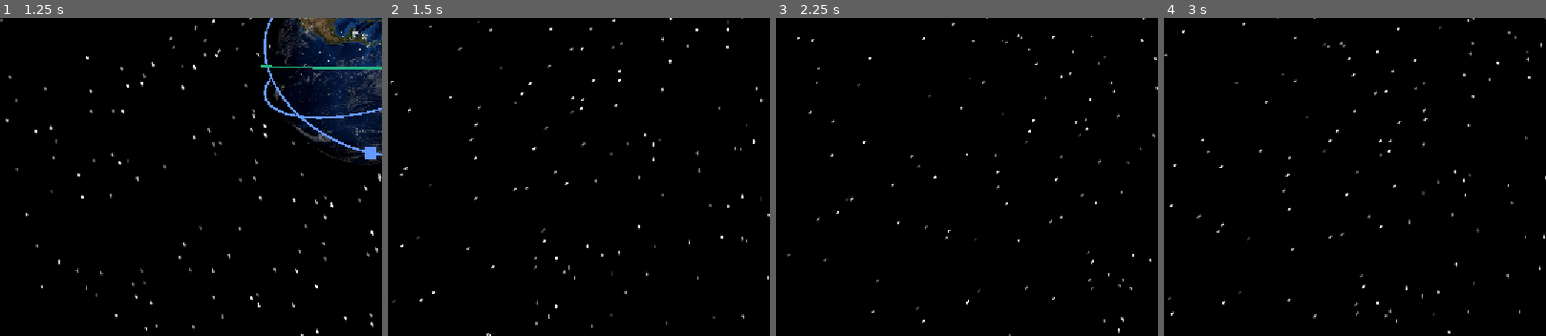
Above: before the commit, frames 1-4 (left to right).
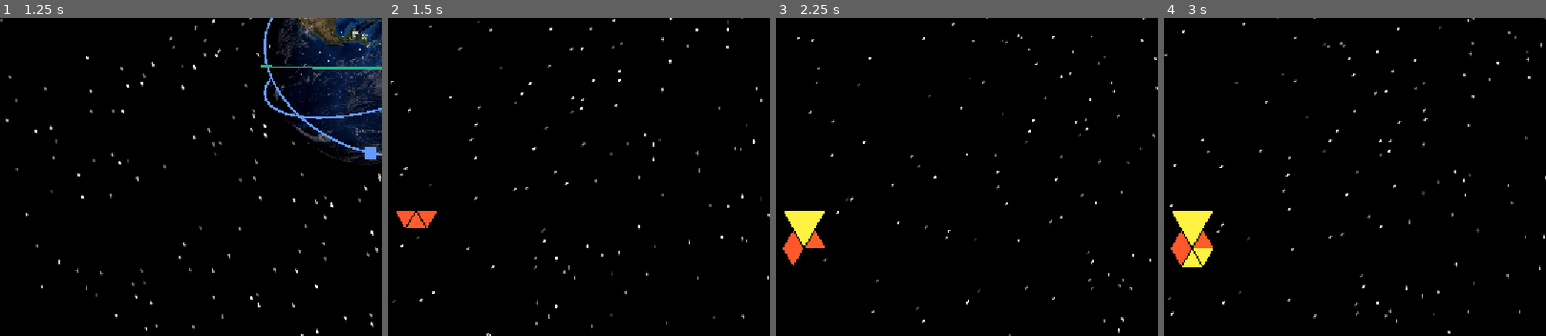
Above: after the commit, the same moments.

Repository: mellenburg/game
Game: Godot game, scene res://scenes/menu.tscn
The game is run twice, just before and just after one commit, with the same random seed, the same clock (stepped at 60 frames per second) and the same inputs.
Inputs (mouse positions are % of the whole screen's width and height, from its top left):
- Up to frame 1 (1.25 s): click "LAUNCH ▶" at 0.5 s
- Up to frame 2 (1.5 s): tap A (move_left) at 1.25 s; move the mouse to (55, 50) at 1.27 s; hold W (move_forward) from 1.28 s (still down); tap M (add_asteroids) at 1.35 s; click (55, 50) at 1.42 s
- Up to frame 3 (2.25 s): keep holding W (move_forward); tap A (move_left) at 2 s; move the mouse to (45, 50) at 2.02 s; tap J (add_decaying_enemy) at 2.1 s; click (45, 50) at 2.17 s
- Up to frame 4 (3 s): keep holding W (move_forward); tap A (move_left) at 2.75 s; move the mouse to (52, 48) at 2.77 s; tap B (add_enemies) at 2.85 s; click (52, 48) at 2.92 s
The pictures show only the part of the screen within x 0-50%, y 43-93%; the shares and areas given below are measured in that part.

Frame 1 is identical in both runs. In frame 2, 0.4% of the frame differs, in the area x 2-13%, y 60-67%; in frame 3, 1.1%; in frame 4, 1.4%, in the area x 1-13%, y 60-79%.
Error before the commit: Parse Error: Cannot infer the type of "sid" variable because the value doesn't have a set type. (res://scripts/tessellation_grid.gd:141)

Commit message:
Fix tessellation_grid type-inference parse error on get_instance_id

Diff:
--- a/godot/scripts/tessellation_grid.gd
+++ b/godot/scripts/tessellation_grid.gd
@@ -138,7 +138,7 @@
 		for sat in _enemies:
 			if not is_instance_valid(sat):
 				continue
-			var sid := sat.get_instance_id()
+			var sid: int = sat.get_instance_id()
 			if not _assigned_geometry.has(sid):
 				continue
 			var polys = _assigned_geometry[sid]
